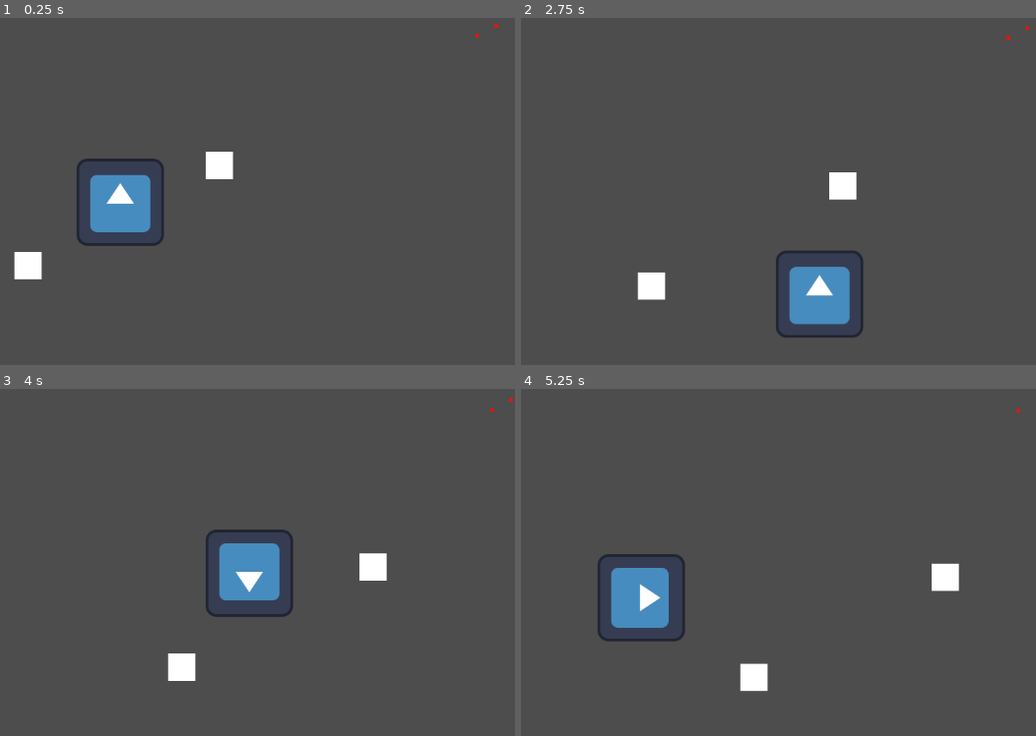
Above: before the commit, frames 1-4 (two rows, left to right).
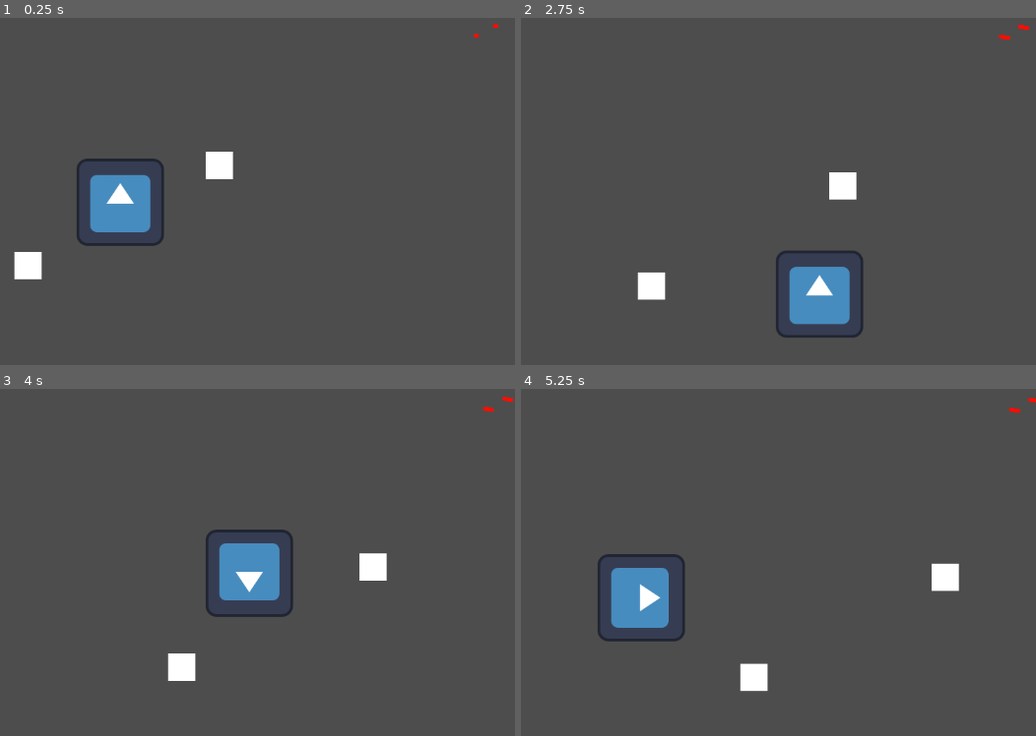
Above: after the commit, the same moments.

Repository: ItsTunda1/Bermuda-Reaper
Game: Godot game, scene res://scenes/GAME.tscn
The game is run twice, just before and just after one commit, with the same random seed, the same clock (stepped at 60 frames per second) and the same inputs. This scene is started directly instead of the project's main scene. The engine's default icon, where the game draws it, is replaced by a stand-in: a white triangle on a blue panel in a dark square.
Inputs (mouse positions are in pixels of both pictures, inside the frame that each line leads up to):
- Up to frame 1 (0.25 s): no input
- Up to frame 2 (2.75 s): move the mouse to (814, 208) at 0.52 s; hold Right (ui_right) 0.53-1.28 s; click (814, 208) at 0.67 s; move the mouse to (outside the picture) at 1.27 s; hold Down (ui_down) 1.28-2.03 s; move the mouse to (721, 132) at 2.02 s; hold Right (ui_right) from 2.03 s (still down)
- Up to frame 3 (4 s): move the mouse to (82, 690) at 2.77 s; release Right (ui_right) at 2.78 s; hold Up (ui_up) 2.78-3.53 s; click (82, 690) at 2.92 s; move the mouse to (355, 666) at 3.52 s; hold Left (ui_left) from 3.53 s (still down)
- Up to frame 4 (5.25 s): move the mouse to (outside the picture) at 4.27 s; move the mouse to (680, 600) at 5.02 s; release Left (ui_left) at 5.03 s; hold Down (ui_down) from 5.03 s (still down); click (680, 600) at 5.17 s

The runs differ from the first frame. In frame 1, less than 0.1% of the frame differs, in the area x 91-97%, y 1-6%; in frame 2, less than 0.1%, in the area x 92-99%, y 1-7%; in frame 3, less than 0.1%; in frame 4, less than 0.1%.

Commit message:
radar dots delete themselves

Diff:
--- a/scripts/radar.gd
+++ b/scripts/radar.gd
@@ -19,9 +19,9 @@
 
 
 func update_radar(points: Array):
-	# Clear existing dots
+	'# Clear existing dots
 	for child in radar_container.get_children():
-		child.queue_free()
+		child.queue_free()'
 
 	# Add current
 	for point in points:
